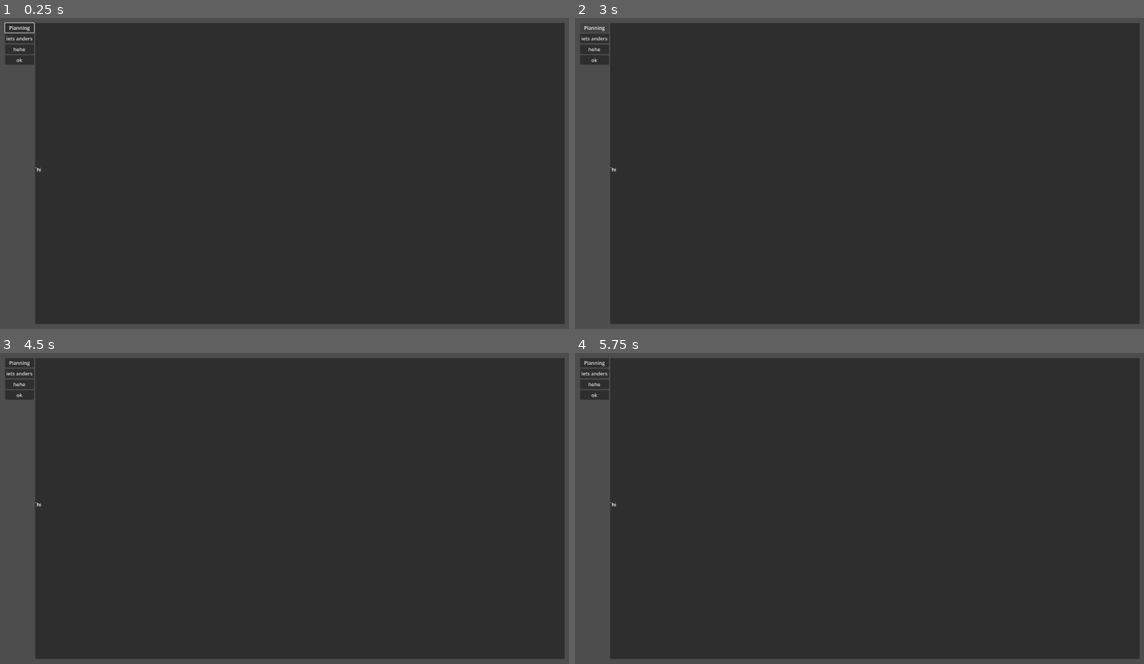
Above: before the commit, frames 1-4 (two rows, left to right).
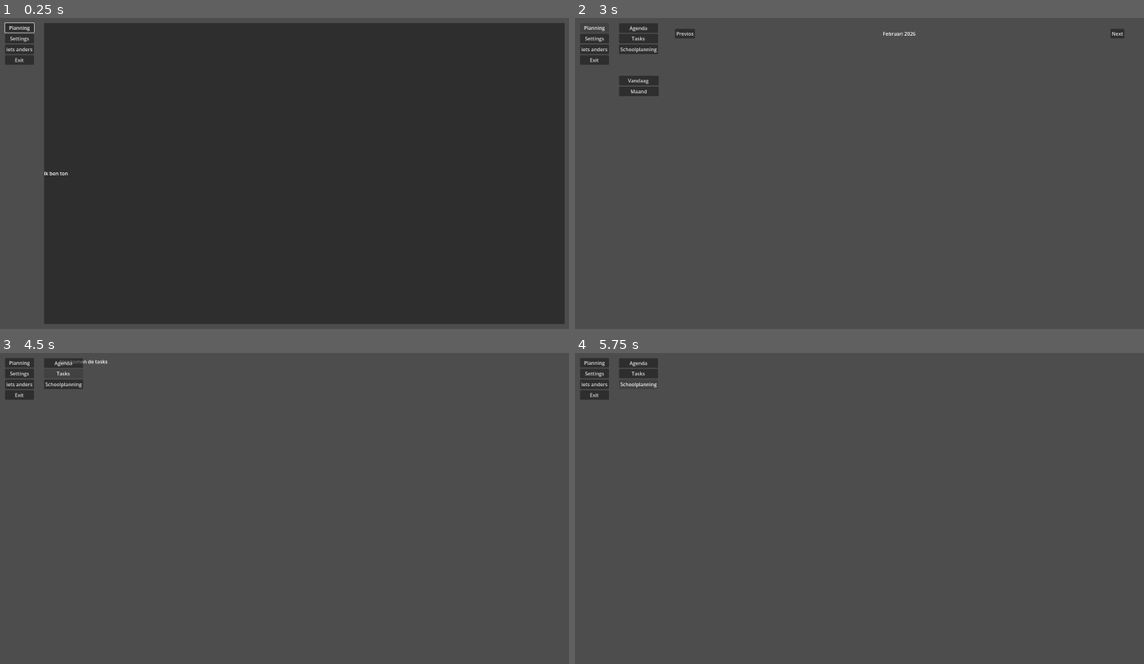
Above: after the commit, the same moments.

Repository: MoreByteStudios/Matrix
Game: Godot game, scene res://scenes/main_scene.tscn
Same seed, same stepped clock (60 frames per second), same inputs: the game is played once before the commit and once after it.
Inputs (mouse positions are in pixels of both pictures, inside the frame that each line leads up to):
- Up to frame 1 (0.25 s): no input
- Up to frame 2 (3 s): click "hehe" (after the commit: "Settings") at 0.5 s; click "ok" (after the commit: "Exit") at 1.25 s; click "ok" (after the commit: "Exit") at 2 s; click "Planning" at 2.75 s
- Up to frame 3 (4.5 s): click (62, 362) at 3.5 s, where only the run after the commit has a clickable "Agenda"; click (62, 374) at 4.25 s, where only the run after the commit has a clickable "Tasks"
- Up to frame 4 (5.75 s): click (637, 384) at 5 s, where only the run after the commit has a clickable "Schoolplanning"

The runs differ from the first frame. In frame 1, 1.5% of the frame differs, in the area x 1-12%, y 1-99%; in frame 2, 89%; in frame 3, 89%, in the area x 1-100%, y 1-99%; in frame 4, 89%.

Commit message:
Tab changing update

Diff:
--- a/scenes/main_scene.gd
+++ b/scenes/main_scene.gd
@@ -1,4 +1,5 @@
 extends Control
+
 
 func _ready() -> void:
 	pass
--- a/scenes/main_scene.tscn
+++ b/scenes/main_scene.tscn
@@ -2,6 +2,9 @@
 
 [ext_resource type="Script" uid="uid://ds35y22ygy43a" path="res://scenes/main_scene.gd" id="1_w2twt"]
 [ext_resource type="Script" uid="uid://bysgorcj35riv" path="res://scenes/panel_manager.gd" id="2_pw63i"]
+[ext_resource type="Script" uid="uid://b82uum4bxjgo5" path="res://scenes/planning_container.gd" id="3_7ykc4"]
+
+[sub_resource type="StyleBoxEmpty" id="StyleBoxEmpty_7ykc4"]
 
 [node name="Main_scene" type="Control" unique_id=1795256459]
 layout_mode = 3
@@ -13,12 +16,14 @@
 script = ExtResource("1_w2twt")
 
 [node name="PanelManager" type="MarginContainer" parent="." unique_id=1281344323]
+show_behind_parent = true
 layout_mode = 1
 anchors_preset = 15
 anchor_right = 1.0
 anchor_bottom = 1.0
 grow_horizontal = 2
 grow_vertical = 2
+mouse_filter = 0
 theme_override_constants/margin_left = 50
 theme_override_constants/margin_top = 50
 theme_override_constants/margin_right = 50
@@ -26,41 +31,293 @@
 script = ExtResource("2_pw63i")
 
 [node name="HBoxContainer" type="HBoxContainer" parent="PanelManager" unique_id=1996371619]
-layout_mode = 2
+show_behind_parent = true
+layout_mode = 2
+mouse_filter = 0
 
 [node name="VBoxContainer" type="VBoxContainer" parent="PanelManager/HBoxContainer" unique_id=18136456]
 layout_mode = 2
+mouse_filter = 0
 
 [node name="Planning" type="Button" parent="PanelManager/HBoxContainer/VBoxContainer" unique_id=1636859730]
 unique_name_in_owner = true
 layout_mode = 2
 text = "Planning"
 
+[node name="Button3" type="Button" parent="PanelManager/HBoxContainer/VBoxContainer" unique_id=1135641291]
+unique_name_in_owner = true
+layout_mode = 2
+text = "Settings"
+
 [node name="Button2" type="Button" parent="PanelManager/HBoxContainer/VBoxContainer" unique_id=362787199]
 unique_name_in_owner = true
 layout_mode = 2
 text = "iets anders"
 
-[node name="Button3" type="Button" parent="PanelManager/HBoxContainer/VBoxContainer" unique_id=1135641291]
-unique_name_in_owner = true
-layout_mode = 2
-text = "hehe"
-
 [node name="Button4" type="Button" parent="PanelManager/HBoxContainer/VBoxContainer" unique_id=1692590474]
 unique_name_in_owner = true
 layout_mode = 2
-text = "ok
+text = "Exit"
+
+[node name="VSeparator" type="VSeparator" parent="PanelManager/HBoxContainer" unique_id=1919301596]
+self_modulate = Color(1, 1, 1, 0)
+custom_minimum_size = Vector2(25, 0)
+layout_mode = 2
+
+[node name="PlanningContainer" type="PanelContainer" parent="PanelManager/HBoxContainer" unique_id=751967230]
+unique_name_in_owner = true
+self_modulate = Color(1, 1, 1, 0)
+layout_mode = 2
+size_flags_horizontal = 3
+script = ExtResource("3_7ykc4")
+
+[node name="VBoxContainer" type="VBoxContainer" parent="PanelManager/HBoxContainer/PlanningContainer" unique_id=570216985]
+layout_mode = 2
+size_flags_horizontal = 0
+mouse_filter = 0
+
+[node name="Control" type="Control" parent="PanelManager/HBoxContainer/PlanningContainer/VBoxContainer" unique_id=2071067883]
+layout_mode = 2
+
+[node name="AgendaButton" type="Button" parent="PanelManager/HBoxContainer/PlanningContainer/VBoxContainer/Control" unique_id=1881956096]
+unique_name_in_owner = true
+top_level = true
+clip_contents = true
+layout_mode = 0
+offset_left = 177.0
+offset_top = 51.0
+offset_right = 304.0
+offset_bottom = 82.0
+text = "Agenda"
+
+[node name="TasksButton" type="Button" parent="PanelManager/HBoxContainer/PlanningContainer/VBoxContainer/Control" unique_id=1157018068]
+unique_name_in_owner = true
+top_level = true
+clip_contents = true
+layout_mode = 0
+offset_left = 177.0
+offset_top = 85.0
+offset_right = 304.0
+offset_bottom = 116.0
+text = "Tasks"
+
+[node name="SchoolPlanning" type="Button" parent="PanelManager/HBoxContainer/PlanningContainer/VBoxContainer/Control" unique_id=2080119524]
+unique_name_in_owner = true
+top_level = true
+clip_contents = true
+layout_mode = 0
+offset_left = 177.0
+offset_top = 120.0
+offset_right = 304.0
+offset_bottom = 151.0
+text = "Schoolplanning
 "
 
-[node name="PlanningContainer" type="PanelContainer" parent="PanelManager/HBoxContainer" unique_id=491756170]
-unique_name_in_owner = true
-layout_mode = 2
-size_flags_horizontal = 3
-
-[node name="Label" type="Label" parent="PanelManager/HBoxContainer/PlanningContainer" unique_id=961979393]
-layout_mode = 2
-text = "`hi
-"
+[node name="HBoxContainer2" type="HBoxContainer" parent="PanelManager/HBoxContainer/PlanningContainer" unique_id=1910387206]
+layout_mode = 2
+
+[node name="TasksUi" type="MarginContainer" parent="PanelManager/HBoxContainer/PlanningContainer/HBoxContainer2" unique_id=260663023]
+unique_name_in_owner = true
+visible = false
+layout_mode = 2
+size_flags_horizontal = 3
+theme_override_constants/margin_left = 50
+theme_override_constants/margin_right = 50
+
+[node name="HBoxContainer" type="HBoxContainer" parent="PanelManager/HBoxContainer/PlanningContainer/HBoxContainer2/TasksUi" unique_id=2031958225]
+layout_mode = 2
+
+[node name="VBoxContainer" type="VBoxContainer" parent="PanelManager/HBoxContainer/PlanningContainer/HBoxContainer2/TasksUi/HBoxContainer" unique_id=1338243782]
+layout_mode = 2
+
+[node name="Label" type="Label" parent="PanelManager/HBoxContainer/PlanningContainer/HBoxContainer2/TasksUi/HBoxContainer/VBoxContainer" unique_id=896294803]
+layout_mode = 2
+text = "hier komen de tasks"
+
+[node name="AgendaUI" type="MarginContainer" parent="PanelManager/HBoxContainer/PlanningContainer/HBoxContainer2" unique_id=722491970]
+unique_name_in_owner = true
+layout_mode = 2
+size_flags_horizontal = 3
+theme_override_constants/margin_left = 182
+theme_override_constants/margin_right = 50
+
+[node name="Control" type="Control" parent="PanelManager/HBoxContainer/PlanningContainer/HBoxContainer2/AgendaUI" unique_id=1532197523]
+layout_mode = 2
+
+[node name="VandaagButton" type="Button" parent="PanelManager/HBoxContainer/PlanningContainer/HBoxContainer2/AgendaUI/Control" unique_id=1949211100]
+unique_name_in_owner = true
+top_level = true
+layout_mode = 0
+offset_left = 177.0
+offset_top = 222.0
+offset_right = 306.0
+offset_bottom = 253.0
+text = "      Vandaag       "
+
+[node name="MaandButton" type="Button" parent="PanelManager/HBoxContainer/PlanningContainer/HBoxContainer2/AgendaUI/Control" unique_id=2106661935]
+unique_name_in_owner = true
+top_level = true
+layout_mode = 0
+offset_left = 177.0
+offset_top = 257.0
+offset_right = 306.0
+offset_bottom = 288.0
+text = "        Maand        "
+
+[node name="AngendaVbox" type="VBoxContainer" parent="PanelManager/HBoxContainer/PlanningContainer/HBoxContainer2/AgendaUI" unique_id=124927577]
+layout_mode = 2
+
+[node name="HSeparator" type="HSeparator" parent="PanelManager/HBoxContainer/PlanningContainer/HBoxContainer2/AgendaUI/AngendaVbox" unique_id=1064879180]
+self_modulate = Color(1, 1, 1, 0)
+custom_minimum_size = Vector2(0, 15)
+layout_mode = 2
+
+[node name="WeekDatumContainer" type="HBoxContainer" parent="PanelManager/HBoxContainer/PlanningContainer/HBoxContainer2/AgendaUI/AngendaVbox" unique_id=2025727087]
+layout_mode = 2
+
+[node name="PreviosButton" type="Button" parent="PanelManager/HBoxContainer/PlanningContainer/HBoxContainer2/AgendaUI/AngendaVbox/WeekDatumContainer" unique_id=1725699002]
+layout_mode = 2
+size_flags_horizontal = 2
+text = "Previos"
+
+[node name="Label" type="Label" parent="PanelManager/HBoxContainer/PlanningContainer/HBoxContainer2/AgendaUI/AngendaVbox/WeekDatumContainer" unique_id=1883511867]
+layout_mode = 2
+size_flags_horizontal = 6
+text = "Februari 2026"
+
+[node name="NextButton" type="Button" parent="PanelManager/HBoxContainer/PlanningContainer/HBoxContainer2/AgendaUI/AngendaVbox/WeekDatumContainer" unique_id=1582631349]
+layout_mode = 2
+size_flags_horizontal = 10
+text = "Next"
+
+[node name="DagenContainers" type="HBoxContainer" parent="PanelManager/HBoxContainer/PlanningContainer/HBoxContainer2/AgendaUI/AngendaVbox" unique_id=1268149662]
+layout_mode = 2
+size_flags_vertical = 3
+
+[node name="Maandag" type="VBoxContainer" parent="PanelManager/HBoxContainer/PlanningContainer/HBoxContainer2/AgendaUI/AngendaVbox/DagenContainers" unique_id=676638865]
+layout_mode = 2
+size_flags_horizontal = 3
+
+[node name="Dinsdag" type="VBoxContainer" parent="PanelManager/HBoxContainer/PlanningContainer/HBoxContainer2/AgendaUI/AngendaVbox/DagenContainers" unique_id=1540583309]
+layout_mode = 2
+size_flags_horizontal = 3
+
+[node name="Woensdag" type="VBoxContainer" parent="PanelManager/HBoxContainer/PlanningContainer/HBoxContainer2/AgendaUI/AngendaVbox/DagenContainers" unique_id=1893068041]
+layout_mode = 2
+size_flags_horizontal = 3
+
+[node name="Donderdag" type="VBoxContainer" parent="PanelManager/HBoxContainer/PlanningContainer/HBoxContainer2/AgendaUI/AngendaVbox/DagenContainers" unique_id=183183543]
+layout_mode = 2
+size_flags_horizontal = 3
+
+[node name="Vrijdag" type="VBoxContainer" parent="PanelManager/HBoxContainer/PlanningContainer/HBoxContainer2/AgendaUI/AngendaVbox/DagenContainers" unique_id=1119714456]
+layout_mode = 2
+size_flags_horizontal = 3
+
+[node name="Zaterdag" type="VBoxContainer" parent="PanelManager/HBoxContainer/PlanningContainer/HBoxContainer2/AgendaUI/AngendaVbox/DagenContainers" unique_id=357184296]
+layout_mode = 2
+size_flags_horizontal = 3
+
+[node name="Zondag" type="VBoxContainer" parent="PanelManager/HBoxContainer/PlanningContainer/HBoxContainer2/AgendaUI/AngendaVbox/DagenContainers" unique_id=793543232]
+layout_mode = 2
+size_flags_horizontal = 3
+
+[node name="VandaagContainer" type="PanelContainer" parent="PanelManager/HBoxContainer/PlanningContainer/HBoxContainer2/AgendaUI" unique_id=145357278]
+unique_name_in_owner = true
+visible = false
+light_mask = 3
+visibility_layer = 3
+custom_minimum_size = Vector2(600, 0)
+layout_mode = 2
+size_flags_horizontal = 0
+theme_override_styles/panel = SubResource("StyleBoxEmpty_7ykc4")
+
+[node name="hitboxcontrol" type="Control" parent="PanelManager/HBoxContainer/PlanningContainer/HBoxContainer2/AgendaUI/VandaagContainer" unique_id=469795042]
+layout_mode = 2
+
+[node name="ColorRect" type="ColorRect" parent="PanelManager/HBoxContainer/PlanningContainer/HBoxContainer2/AgendaUI/VandaagContainer/hitboxcontrol" unique_id=652742296]
+top_level = true
+layout_mode = 0
+offset_left = 359.0
+offset_top = 50.0
+offset_right = 959.0
+offset_bottom = 1030.0
+color = Color(0.099985994, 0.099985994, 0.099985994, 1)
+
+[node name="Label" type="Label" parent="PanelManager/HBoxContainer/PlanningContainer/HBoxContainer2/AgendaUI/VandaagContainer/hitboxcontrol/ColorRect" unique_id=448135456]
+layout_mode = 0
+offset_top = 478.0
+offset_right = 600.0
+offset_bottom = 501.0
+text = "hoi"
+
+[node name="Control" type="Control" parent="PanelManager/HBoxContainer/PlanningContainer/HBoxContainer2/AgendaUI/VandaagContainer" unique_id=1715809521]
+show_behind_parent = true
+layout_mode = 2
+
+[node name="CloseButton" type="Button" parent="PanelManager/HBoxContainer/PlanningContainer/HBoxContainer2/AgendaUI/VandaagContainer/Control" unique_id=2116805335]
+unique_name_in_owner = true
+self_modulate = Color(1, 1, 1, 0)
+show_behind_parent = true
+layout_mode = 1
+anchors_preset = 15
+anchor_right = 1.0
+anchor_bottom = 1.0
+offset_left = -359.0
+offset_top = -50.0
+offset_right = 961.0
+offset_bottom = 50.0
+grow_horizontal = 2
+grow_vertical = 2
+
+[node name="MaandContainer" type="PanelContainer" parent="PanelManager/HBoxContainer/PlanningContainer/HBoxContainer2/AgendaUI" unique_id=1710050017]
+unique_name_in_owner = true
+visible = false
+custom_minimum_size = Vector2(600, 0)
+layout_mode = 2
+size_flags_horizontal = 0
+
+[node name="hitboxcontrol" type="Control" parent="PanelManager/HBoxContainer/PlanningContainer/HBoxContainer2/AgendaUI/MaandContainer" unique_id=1101791423]
+layout_mode = 2
+
+[node name="ColorRect" type="ColorRect" parent="PanelManager/HBoxContainer/PlanningContainer/HBoxContainer2/AgendaUI/MaandContainer/hitboxcontrol" unique_id=1755302856]
+top_level = true
+layout_mode = 0
+offset_left = 359.0
+offset_top = 50.0
+offset_right = 959.0
+offset_bottom = 1030.0
+color = Color(0.099985994, 0.099985994, 0.099985994, 1)
+
+[node name="Label" type="Label" parent="PanelManager/HBoxContainer/PlanningContainer/HBoxContainer2/AgendaUI/MaandContainer/hitboxcontrol/ColorRect" unique_id=1012985323]
+layout_mode = 0
+offset_top = 478.0
+offset_right = 600.0
+offset_bottom = 501.0
+text = "Jaha"
+
+[node name="Control" type="Control" parent="PanelManager/HBoxContainer/PlanningContainer/HBoxContainer2/AgendaUI/MaandContainer" unique_id=617102422]
+show_behind_parent = true
+layout_mode = 2
+
+[node name="CloseButton2" type="Button" parent="PanelManager/HBoxContainer/PlanningContainer/HBoxContainer2/AgendaUI/MaandContainer/Control" unique_id=395295255]
+unique_name_in_owner = true
+self_modulate = Color(1, 1, 1, 0)
+show_behind_parent = true
+layout_mode = 1
+anchors_preset = 15
+anchor_right = 1.0
+anchor_bottom = 1.0
+offset_left = -359.0
+offset_top = -50.0
+offset_right = 961.0
+offset_bottom = 50.0
+grow_horizontal = 2
+grow_vertical = 2
+
+[node name="Schoolplanning" type="MarginContainer" parent="PanelManager/HBoxContainer/PlanningContainer/HBoxContainer2" unique_id=294311556]
+unique_name_in_owner = true
+layout_mode = 2
 
 [node name="PanelContainer2" type="PanelContainer" parent="PanelManager/HBoxContainer" unique_id=2043347896]
 unique_name_in_owner = true
@@ -91,3 +348,8 @@
 [node name="Label" type="Label" parent="PanelManager/HBoxContainer/PanelContainer4" unique_id=126757761]
 layout_mode = 2
 text = "bhahahhaa l"
+
+[connection signal="pressed" from="PanelManager/HBoxContainer/PlanningContainer/HBoxContainer2/AgendaUI/Control/VandaagButton" to="PanelManager/HBoxContainer/PlanningContainer" method="_on_vandaag_button_pressed"]
+[connection signal="pressed" from="PanelManager/HBoxContainer/PlanningContainer/HBoxContainer2/AgendaUI/Control/MaandButton" to="PanelManager/HBoxContainer/PlanningContainer" method="_on_maand_button_pressed"]
+[connection signal="pressed" from="PanelManager/HBoxContainer/PlanningContainer/HBoxContainer2/AgendaUI/VandaagContainer/Control/CloseButton" to="PanelManager/HBoxContainer/PlanningContainer" method="_on_close_button_pressed"]
+[connection signal="pressed" from="PanelManager/HBoxContainer/PlanningContainer/HBoxContainer2/AgendaUI/MaandContainer/Control/CloseButton2" to="PanelManager/HBoxContainer/PlanningContainer" method="_on_close_button_2_pressed"]
--- a/scenes/panel_manager.gd
+++ b/scenes/panel_manager.gd
@@ -17,7 +17,7 @@
 	button_3.pressed.connect(show_panel.bind(panels[2]))
 	button_4.pressed.connect(show_panel.bind(panels[3]))
 
-	show_panel(panels[0])
+	show_panel(panels[1])
 	planning.grab_focus()
 # Called every frame. 'delta' is the elapsed time since the previous frame.
 
--- /dev/null
+++ b/scenes/planning_container.gd
@@ -0,0 +1,110 @@
+extends PanelContainer
+
+var margincontainers: Array[MarginContainer] = []
+
+@onready var tasks_button: Button = %TasksButton
+@onready var agenda_button: Button = %AgendaButton
+@onready var school_planning: Button = %SchoolPlanning
+@onready var vandaag_button: Button = %VandaagButton
+@onready var maand_button: Button = %MaandButton
+@onready var previos_button: Button = $HBoxContainer2/AgendaUI/AngendaVbox/WeekDatumContainer/PreviosButton
+@onready var next_button: Button = $HBoxContainer2/AgendaUI/AngendaVbox/WeekDatumContainer/NextButton
+@onready var vandaag_container: PanelContainer = %VandaagContainer
+@onready var maand_container: PanelContainer = %MaandContainer
+
+var press_count2 = 0
+var press_count1 = 0
+# Called when the node enters the scene tree for the first time.
+func _ready() -> void:
+	margincontainers = [
+		%TasksUi, %AgendaUI, %Schoolplanning
+	]
+
+	tasks_button.pressed.connect(show_margincontainer.bind(margincontainers[0]))
+	agenda_button.pressed.connect(show_margincontainer.bind(margincontainers[1]))
+	school_planning.pressed.connect(show_margincontainer.bind(margincontainers[2]))
+
+	show_margincontainer(margincontainers[1])
+# Called every frame. 'delta' is the elapsed time since the previous frame.
+
+	vandaag_container.hide()
+	maand_container.hide()
+func _process(delta: float) -> void:
+	if %TasksUi.visible:
+		vandaag_container.hide()
+		maand_container.hide()
+		if press_count1 == 0:
+			pass
+		if press_count1 == 1:
+			press_count1 -= 1
+		if press_count1 == 2:
+			press_count1 -= 2
+		if press_count2 == 0:
+			pass
+		if press_count2 == 1:
+			press_count2 -= 1
+		if press_count2 == 2:
+			press_count2 -= 2
+	if %Schoolplanning.visible:
+		vandaag_container.hide()
+		maand_container.hide()
+		if press_count1 == 0:
+			pass
+		if press_count1 == 1:
+			press_count1 -= 1
+		if press_count1 == 2:
+			press_count1 -= 2
+		if press_count2 == 0:
+			pass
+		if press_count2 == 1:
+			press_count2 -= 1
+		if press_count2 == 2:
+			press_count2 -= 2
+
+func show_margincontainer(margincontainer_to_show: MarginContainer) -> void:
+	for margincontainer in margincontainers:
+		margincontainer.hide()
+
+	margincontainer_to_show.show()
+
+
+func _on_vandaag_button_pressed() -> void:
+	if vandaag_button.pressed:
+		vandaag_container.show()
+		maand_container.hide()
+		press_count1 += 1
+		if press_count2 == 0:
+			pass
+		if press_count2 == 1:
+			press_count2 -= 1
+		if press_count2 == 2:
+			press_count2 -= 2
+		if press_count1 == 2:
+			vandaag_container.hide()
+			press_count1 -= 2
+
+func _on_maand_button_pressed() -> void:
+	if maand_button.pressed:
+		maand_container.show()
+		vandaag_container.hide()
+		press_count2 += 1
+		if press_count1 == 0:
+			pass
+		if press_count1 == 1:
+			press_count1 -= 1
+		if press_count1 == 2:
+			press_count1 -= 2
+		if press_count2 == 2:
+			maand_container.hide()
+			press_count2 -= 2
+
+func _on_close_button_pressed() -> void:
+	if %CloseButton.pressed:
+		vandaag_container.hide()
+		press_count1 -= 1
+
+
+func _on_close_button_2_pressed() -> void:
+	if %CloseButton2.pressed:
+		maand_container.hide()
+		press_count2 -= 1
--- /dev/null
+++ b/scenes/planning_container.tscn
@@ -0,0 +1,162 @@
+[gd_scene format=3 uid="uid://b6hwgxoiexkt"]
+
+[node name="PlanningContainer" type="PanelContainer" unique_id=409310187]
+anchors_preset = 15
+anchor_right = 1.0
+anchor_bottom = 1.0
+grow_horizontal = 2
+grow_vertical = 2
+size_flags_horizontal = 3
+
+[node name="PlanningManager" type="MarginContainer" parent="." unique_id=1671530325]
+layout_mode = 2
+theme_override_constants/margin_left = 50
+theme_override_constants/margin_top = 50
+theme_override_constants/margin_right = 50
+theme_override_constants/margin_bottom = 50
+
+[node name="HBoxContainer2" type="HBoxContainer" parent="PlanningManager" unique_id=1234947987]
+layout_mode = 2
+
+[node name="VBoxContainer" type="VBoxContainer" parent="PlanningManager/HBoxContainer2" unique_id=2045562456]
+layout_mode = 2
+
+[node name="TasksButton" type="Button" parent="PlanningManager/HBoxContainer2/VBoxContainer" unique_id=126676095]
+unique_name_in_owner = true
+layout_mode = 2
+text = "Tasks"
+
+[node name="AgendaButton" type="Button" parent="PlanningManager/HBoxContainer2/VBoxContainer" unique_id=361716746]
+unique_name_in_owner = true
+layout_mode = 2
+text = "Agenda"
+
+[node name="SchoolPlanning" type="Button" parent="PlanningManager/HBoxContainer2/VBoxContainer" unique_id=145959668]
+unique_name_in_owner = true
+layout_mode = 2
+text = "Schoolplanning
+"
+
+[node name="ExitButton" type="Button" parent="PlanningManager/HBoxContainer2/VBoxContainer" unique_id=477986499]
+unique_name_in_owner = true
+layout_mode = 2
+text = "Back
+"
+
+[node name="TasksUi" type="MarginContainer" parent="PlanningManager/HBoxContainer2" unique_id=1754664418]
+unique_name_in_owner = true
+visible = false
+layout_mode = 2
+size_flags_horizontal = 3
+theme_override_constants/margin_left = 50
+theme_override_constants/margin_right = 50
+
+[node name="HBoxContainer" type="HBoxContainer" parent="PlanningManager/HBoxContainer2/TasksUi" unique_id=350651356]
+layout_mode = 2
+
+[node name="VBoxContainer" type="VBoxContainer" parent="PlanningManager/HBoxContainer2/TasksUi/HBoxContainer" unique_id=892395626]
+layout_mode = 2
+
+[node name="Label" type="Label" parent="PlanningManager/HBoxContainer2/TasksUi/HBoxContainer/VBoxContainer" unique_id=1328599670]
+layout_mode = 2
+text = "hier komen de tasks"
+
+[node name="AgendaUI" type="MarginContainer" parent="PlanningManager/HBoxContainer2" unique_id=205747520]
+layout_mode = 2
+size_flags_horizontal = 3
+theme_override_constants/margin_left = 50
+theme_override_constants/margin_right = 50
+
+[node name="Control" type="Control" parent="PlanningManager/HBoxContainer2/AgendaUI" unique_id=1118009057]
+layout_mode = 2
+
+[node name="VandaagButton" type="Button" parent="PlanningManager/HBoxContainer2/AgendaUI/Control" unique_id=22188593]
+layout_mode = 0
+offset_left = -180.0
+offset_top = 172.0
+offset_right = -55.0
+offset_bottom = 203.0
+text = "      Vandaag      "
+
+[node name="MaandButton" type="Button" parent="PlanningManager/HBoxContainer2/AgendaUI/Control" unique_id=904905532]
+layout_mode = 0
+offset_left = -182.0
+offset_top = 206.0
+offset_right = -54.0
+offset_bottom = 237.0
+text = "        Maand        "
+
+[node name="AngendaVbox" type="VBoxContainer" parent="PlanningManager/HBoxContainer2/AgendaUI/Control/MaandButton" unique_id=741745456]
+layout_mode = 0
+offset_left = 182.0
+offset_top = -206.0
+offset_right = 1771.0
+offset_bottom = 774.0
+
+[node name="WeekDatumContainer" type="HBoxContainer" parent="PlanningManager/HBoxContainer2/AgendaUI/Control/MaandButton/AngendaVbox" unique_id=383858318]
+layout_mode = 2
+
+[node name="PreviosButton" type="Button" parent="PlanningManager/HBoxContainer2/AgendaUI/Control/MaandButton/AngendaVbox/WeekDatumContainer" unique_id=567450542]
+layout_mode = 2
+text = "Previos"
+
+[node name="Label" type="Label" parent="PlanningManager/HBoxContainer2/AgendaUI/Control/MaandButton/AngendaVbox/WeekDatumContainer" unique_id=403413371]
+layout_mode = 2
+size_flags_horizontal = 6
+
+[node name="NextButton" type="Button" parent="PlanningManager/HBoxContainer2/AgendaUI/Control/MaandButton/AngendaVbox/WeekDatumContainer" unique_id=615913235]
+layout_mode = 2
+size_flags_horizontal = 10
+text = "Previos"
+
+[node name="DagenContainers" type="HBoxContainer" parent="PlanningManager/HBoxContainer2/AgendaUI/Control/MaandButton/AngendaVbox" unique_id=311916684]
+layout_mode = 2
+size_flags_vertical = 3
+
+[node name="Maandag" type="VBoxContainer" parent="PlanningManager/HBoxContainer2/AgendaUI/Control/MaandButton/AngendaVbox/DagenContainers" unique_id=2001205412]
+layout_mode = 2
+size_flags_horizontal = 3
+
+[node name="Dinsdag" type="VBoxContainer" parent="PlanningManager/HBoxContainer2/AgendaUI/Control/MaandButton/AngendaVbox/DagenContainers" unique_id=830271406]
+layout_mode = 2
+size_flags_horizontal = 3
+
+[node name="Woensdag" type="VBoxContainer" parent="PlanningManager/HBoxContainer2/AgendaUI/Control/MaandButton/AngendaVbox/DagenContainers" unique_id=1414488778]
+layout_mode = 2
+size_flags_horizontal = 3
+
+[node name="Donderdag" type="VBoxContainer" parent="PlanningManager/HBoxContainer2/AgendaUI/Control/MaandButton/AngendaVbox/DagenContainers" unique_id=1358392870]
+layout_mode = 2
+size_flags_horizontal = 3
+
+[node name="Vrijdag" type="VBoxContainer" parent="PlanningManager/HBoxContainer2/AgendaUI/Control/MaandButton/AngendaVbox/DagenContainers" unique_id=614829582]
+layout_mode = 2
+size_flags_horizontal = 3
+
+[node name="Zaterdag" type="VBoxContainer" parent="PlanningManager/HBoxContainer2/AgendaUI/Control/MaandButton/AngendaVbox/DagenContainers" unique_id=404338478]
+layout_mode = 2
+size_flags_horizontal = 3
+
+[node name="Zondag" type="VBoxContainer" parent="PlanningManager/HBoxContainer2/AgendaUI/Control/MaandButton/AngendaVbox/DagenContainers" unique_id=19732650]
+layout_mode = 2
+size_flags_horizontal = 3
+
+[node name="VandaagContainer" type="PanelContainer" parent="PlanningManager/HBoxContainer2/AgendaUI" unique_id=1453937905]
+visible = false
+custom_minimum_size = Vector2(600, 0)
+layout_mode = 2
+size_flags_horizontal = 0
+
+[node name="Label" type="Label" parent="PlanningManager/HBoxContainer2/AgendaUI/VandaagContainer" unique_id=1665071573]
+layout_mode = 2
+text = "hoi"
+
+[node name="MaandContainer" type="PanelContainer" parent="PlanningManager/HBoxContainer2/AgendaUI" unique_id=1598048975]
+visible = false
+custom_minimum_size = Vector2(600, 0)
+layout_mode = 2
+size_flags_horizontal = 0
+
+[node name="Label" type="Label" parent="PlanningManager/HBoxContainer2/AgendaUI/MaandContainer" unique_id=2011948184]
+layout_mode = 2
+text = "jaha"
Not shown, added: scenes/planning_container.gd.uid
